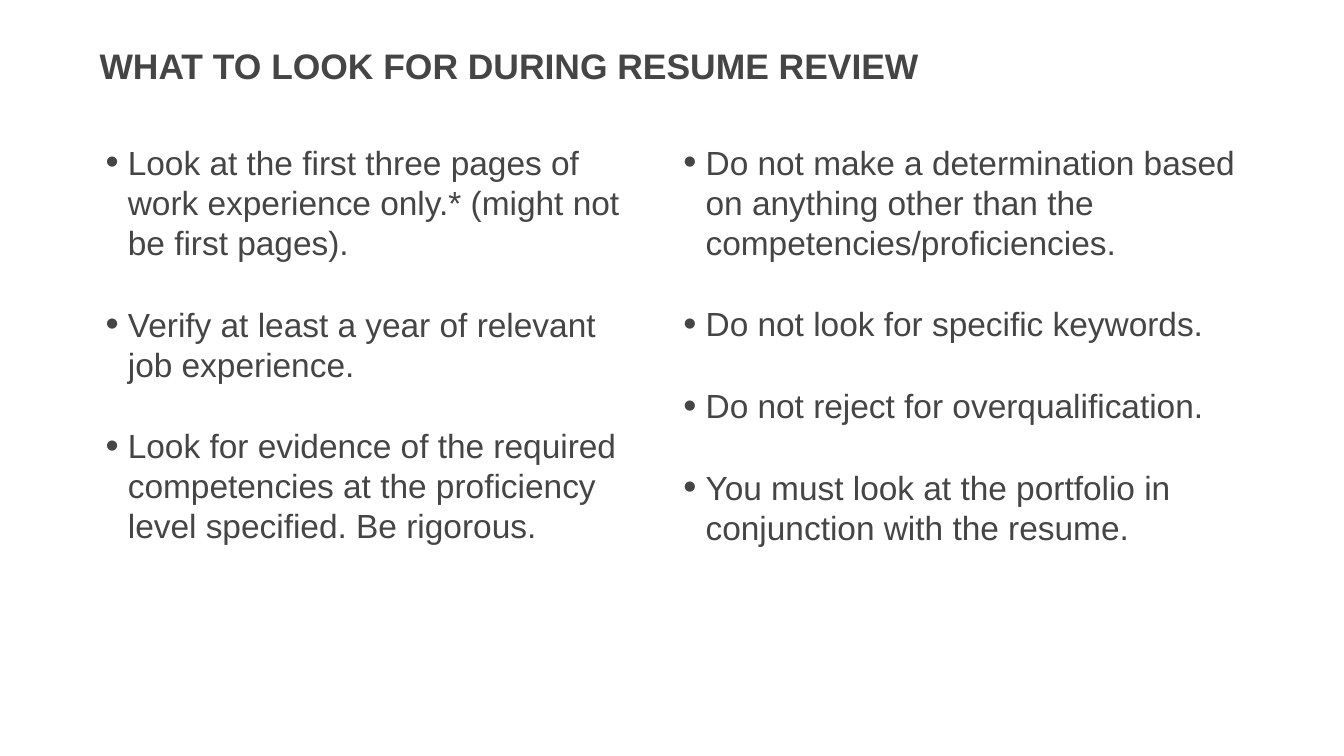
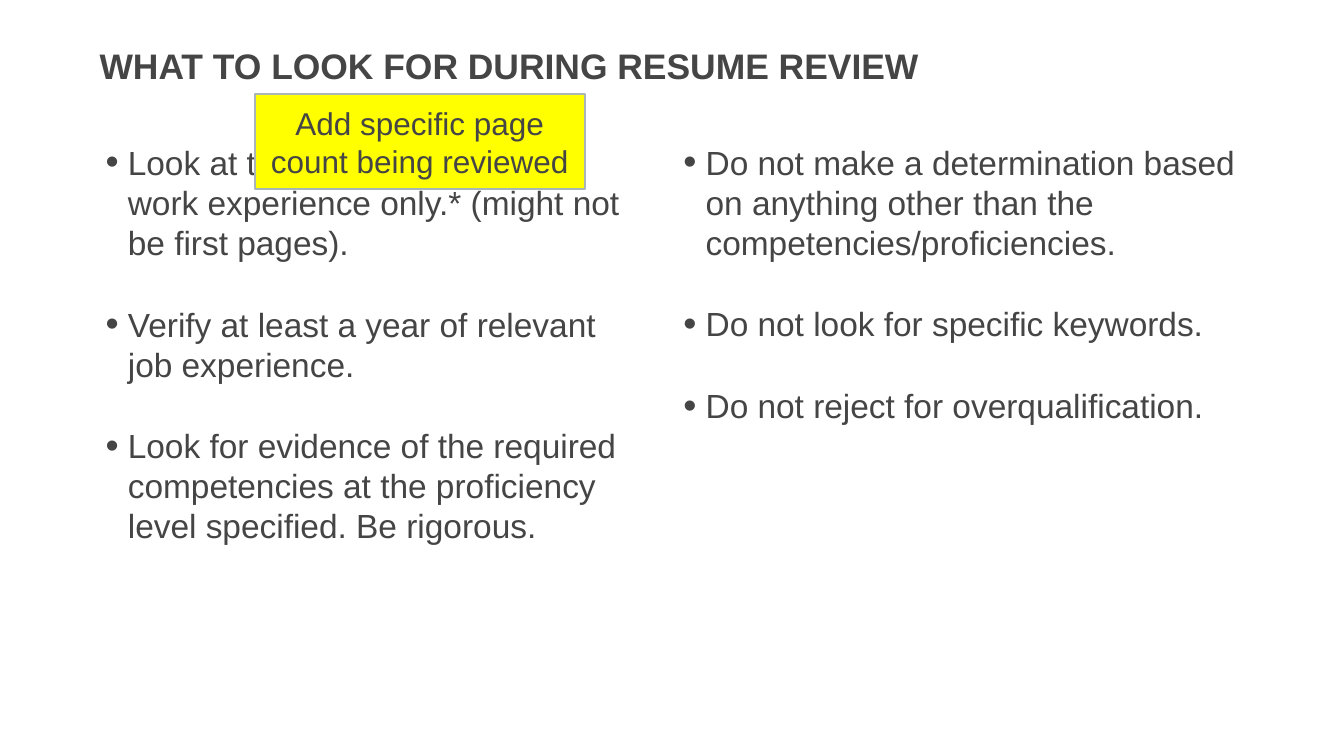
Before and after one commit to usds/SME-QA-Website, a slide deck: slide 6 of toolkit/reviewing-resumes/sme-training-resume-review.pptx. Drawn at 1344x756 pixels with LibreOffice and Linux fonts; fonts in the diff are those of the drawing. Boxes give left, top, right and bottom in pixels: in the first picture for what was removed or moved away, otherwise in the second. Text is boxed around its words. In the diff, an @@ line names an element or a change of style, - is before the commit and + after.

Commit message:
Review review edits to single-role PPT
Removed mention of portfolios

```diff
--- a/toolkit/reviewing-resumes/sme-training-resume-review.pptx
+++ b/toolkit/reviewing-resumes/sme-training-resume-review.pptx
@@ rectangle added at (x1=254, y1=94, x2=585, y2=190), fill #FFFF00, outline #AAB6B7 2 pt, 32 pt, text #454545 @@
+Add specific page count being reviewed
@@ text at (x1=128, y1=148, x2=619, y2=261): text changed @@
-• Look at the first three pages of work experience only.* (might not be first pages).
+• Look at the first <X> pages of work experience only.* (might not be first pages).
@@ text at (x1=706, y1=475, x2=1170, y2=546): paragraph removed @@
-• You must look at the portfolio in conjunction with the resume.
```
Also in this commit, not shown: 1 other slide changed, 1 other file.
